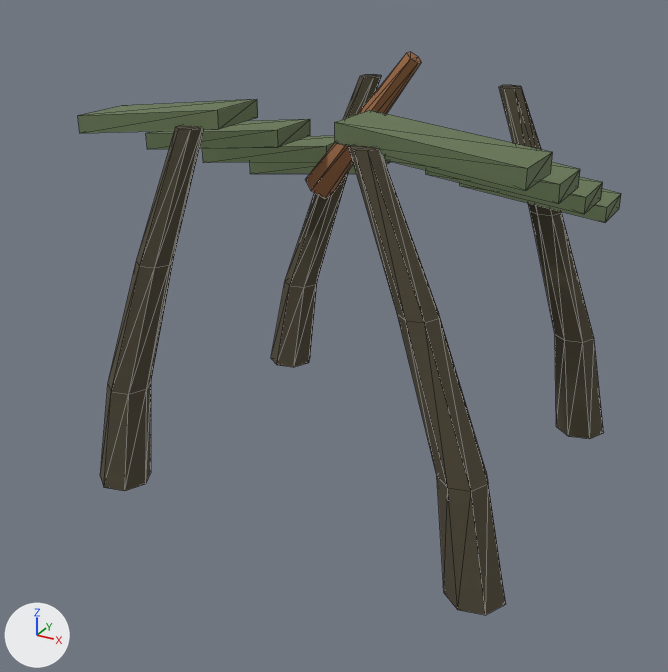
A saved change to the glTF model godot/biomes/expansion/art/rootfall-canopy-relay-0.glb.
Both versions are drawn from a 50 mm camera at (0.88, -1.748, 1.192) aimed at (-0.033, -0.089, 0.362). The axes (+X, +Y, +Z) are drawn at lower left. The lights are the same throughout. The older version comes first. Mesh edges are drawn as thin lines. Vertices at exactly the same position are counted once.

In view in the first picture: 'rootfall-canopy-relay_LOD0'.
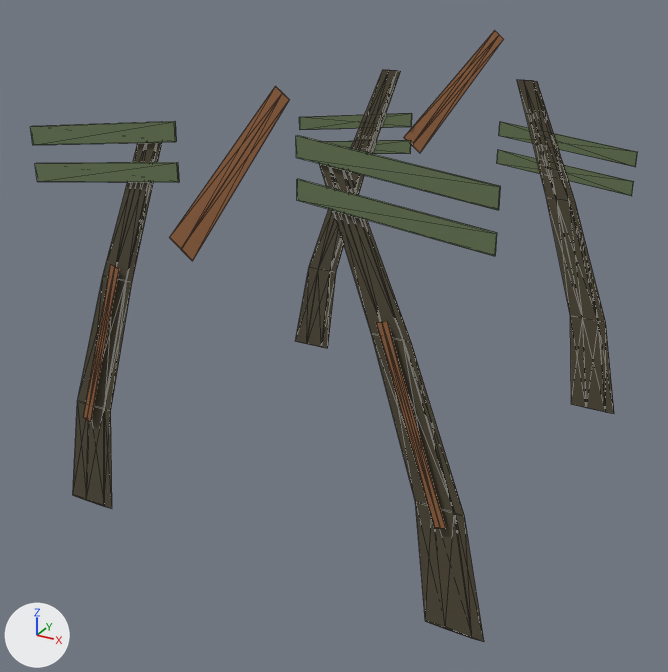
The change, as a diff of the scene's bpy script:
```diff
--- a/godot/biomes/expansion/art/rootfall-canopy-relay-0.glb.py
+++ b/godot/biomes/expansion/art/rootfall-canopy-relay-0.glb.py
@@ me_root_buttress__1__0_001 @@
-me_root_buttress__1__0_001.from_pydata(...)  # 236 vertices, 404 faces; spans x -0.484..0.49, y -0.428..0.428, z 0.03..0.969
+me_root_buttress__1__0_001.from_pydata(...)  # 248 vertices, 424 faces; spans x -0.484..0.49, y -0.498..0.498, z 0.03..0.969
+# me_root_buttress__1__0_001 part 1: the loose piece of 28 vertices spanning x -0.484..-0.153, y 0.312..0.428, z 0.03..0.86 is scaled about its middle by (1, -0.0342, 1), then moved by (0.0, 0.115, 0.0)
+# me_root_buttress__1__0_001 part 2: the loose piece of 28 vertices spanning x -0.484..-0.153, y -0.428..-0.312, z 0.03..0.86 is scaled about its middle by (1, 0.0342, 1), then moved by (0.0, -0.115, 0.0)
+# me_root_buttress__1__0_001 part 3: the loose piece of 28 vertices spanning x 0.156..0.49, y 0.312..0.428, z 0.03..0.86 is scaled about its middle by (1, -0.0342, 1), then moved by (0.0, 0.115, 0.0)
+# me_root_buttress__1__0_001 part 4: the loose piece of 28 vertices spanning x 0.156..0.49, y -0.428..-0.312, z 0.03..0.86 is scaled about its middle by (1, 0.0342, 1), then moved by (0.0, -0.115, 0.0)
+# me_root_buttress__1__0_001 part 5: the loose piece of 12 vertices spanning x -0.41..-0.27, y -0.382..-0.358, z 0.247..0.613 is scaled about its middle by (1, 0.06, 1), then moved by (0.0, -0.127, 0.0)
+# me_root_buttress__1__0_001 part 6: the loose piece of 12 vertices spanning x 0.27..0.41, y -0.382..-0.358, z 0.247..0.613 is scaled about its middle by (1, 0.06, 1), then moved by (0.0, -0.127, 0.0)
+# me_root_buttress__1__0_001 part 7: the loose piece of 12 vertices spanning x -0.144..0.112, y -0.035..0.035, z 0.652..0.969 is scaled about its middle by (1, -0.0429, 1), then moved by (0.0, 0.497, 0.0)
+# me_root_buttress__1__0_001 part 8: the loose piece of 12 vertices spanning x -0.144..0.112, y -0.035..0.035, z 0.652..0.969 is copied, and the copy is scaled about its middle by (1, 0.0429, 1), then moved by (0.0, -0.497, 0.0); it spans x -0.144..0.112, y -0.498..-0.495, z 0.652..0.969
+# me_root_buttress__1__0_001 part 9: the loose piece of 8 vertices spanning x -0.46..-0.12, y 0.235..0.365, z 0.61..0.685 is scaled about its middle by (1, -0.0308, 1), then moved by (0.0, 0.19, 0.0)
+# me_root_buttress__1__0_001 part 10: the loose piece of 8 vertices spanning x -0.46..-0.12, y 0.035..0.165, z 0.68..0.755 is scaled about its middle by (1, -0.0308, 1), then moved by (0.0, 0.39, 0.0)
+# me_root_buttress__1__0_001 part 11: the loose piece of 8 vertices spanning x -0.46..-0.12, y -0.365..-0.235, z 0.82..0.895 is scaled about its middle by (1, 0.0308, 1), then moved by (0.0, -0.19, -0.07)
+# me_root_buttress__1__0_001 part 12: the loose piece of 8 vertices spanning x -0.46..-0.12, y -0.165..-0.035, z 0.75..0.825 is scaled about its middle by (1, 0.0308, 1), then moved by (0.0, -0.39, 0.07)
+# me_root_buttress__1__0_001 part 13: the loose piece of 8 vertices spanning x 0.12..0.46, y 0.235..0.365, z 0.61..0.685 is scaled about its middle by (1, -0.0308, 1), then moved by (0.0, 0.19, 0.0)
+# me_root_buttress__1__0_001 part 14: the loose piece of 8 vertices spanning x 0.12..0.46, y 0.035..0.165, z 0.68..0.755 is scaled about its middle by (1, -0.0308, 1), then moved by (0.0, 0.39, 0.0)
+# me_root_buttress__1__0_001 part 15: the loose piece of 8 vertices spanning x 0.12..0.46, y -0.365..-0.235, z 0.82..0.895 is scaled about its middle by (1, 0.0308, 1), then moved by (0.0, -0.19, -0.07)
+# me_root_buttress__1__0_001 part 16: the loose piece of 8 vertices spanning x 0.12..0.46, y -0.165..-0.035, z 0.75..0.825 is scaled about its middle by (1, 0.0308, 1), then moved by (0.0, -0.39, 0.07)
+# other edits to the shape of me_root_buttress__1__0_001 do not show in these pictures
 me_root_buttress__1__0_001.materials.append(mat_biome4_bark)
```

Location of each change, [x1, y1, x2, y2] in pixels of the pictures (668 x 672 px; the box of a moved part takes in the faces that stretch with it):
'rootfall-canopy-relay_LOD0', reshaped (12% wider, 9% taller): before [78, 52, 621, 615]; after [30, 30, 638, 642]
part 1 of me_root_buttress__1__0_001, moved or reshaped: before [271, 74, 381, 367]; after [296, 70, 401, 348]
part 2 of me_root_buttress__1__0_001, moved or reshaped: before [100, 125, 204, 491]; after [73, 142, 162, 509]
part 3 of me_root_buttress__1__0_001, moved or reshaped: before [499, 85, 603, 439]; after [517, 80, 614, 414]
part 4 of me_root_buttress__1__0_001, moved or reshaped: before [349, 145, 506, 615]; after [319, 164, 484, 642]
part 5 of me_root_buttress__1__0_001, moved or reshaped (not visible before): after [83, 264, 119, 422]
part 6 of me_root_buttress__1__0_001, moved or reshaped (not visible before): after [376, 321, 446, 528]
part 7 of me_root_buttress__1__0_001, moved or reshaped: before [305, 52, 422, 198]; after [404, 30, 504, 153]
part 8 of me_root_buttress__1__0_001, added (brown): after [169, 86, 289, 261]
part 9 of me_root_buttress__1__0_001, moved or reshaped: before [250, 155, 390, 174]; after [327, 140, 411, 154]
part 10 of me_root_buttress__1__0_001, moved or reshaped: before [202, 136, 335, 162]; after [299, 113, 412, 130]
part 11 of me_root_buttress__1__0_001, moved or reshaped: before [78, 99, 258, 133]; after [35, 162, 180, 183]
part 12 of me_root_buttress__1__0_001, moved or reshaped: before [146, 119, 310, 149]; after [30, 121, 177, 145]
part 13 of me_root_buttress__1__0_001, moved or reshaped: before [460, 183, 621, 223]; after [497, 149, 634, 196]
part 14 of me_root_buttress__1__0_001, moved or reshaped: before [426, 171, 603, 214]; after [499, 121, 638, 167]
part 15 of me_root_buttress__1__0_001, moved or reshaped: before [335, 110, 552, 190]; after [297, 179, 497, 256]
part 16 of me_root_buttress__1__0_001, moved or reshaped: before [385, 155, 580, 204]; after [296, 135, 501, 210]
